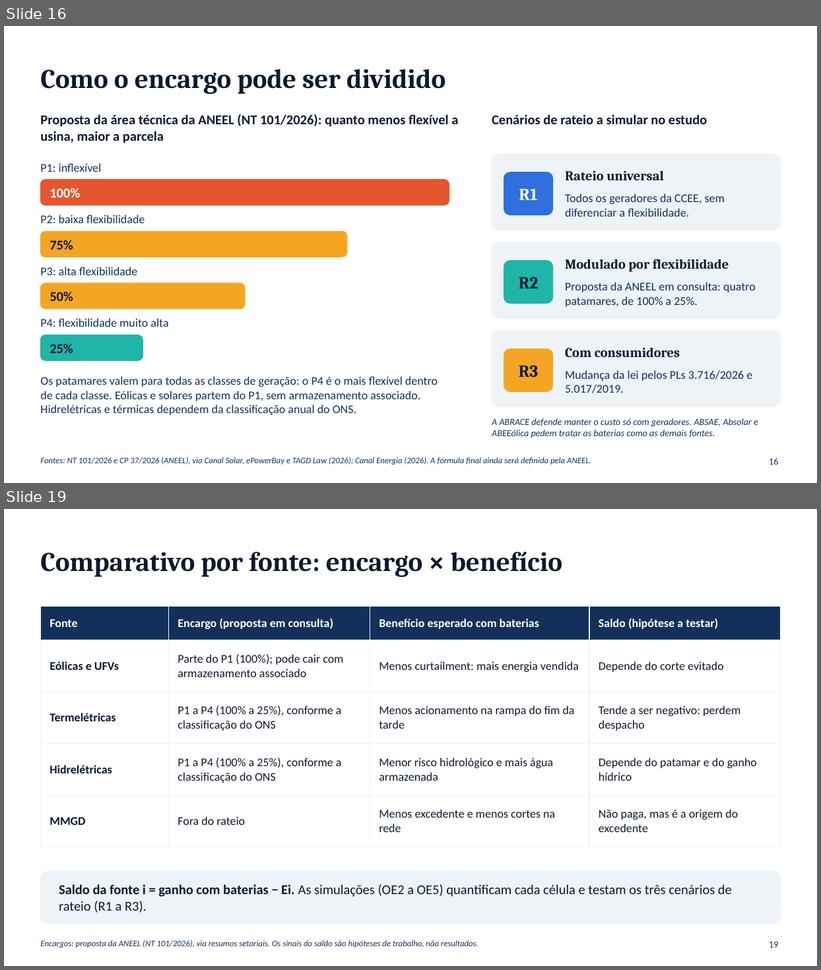
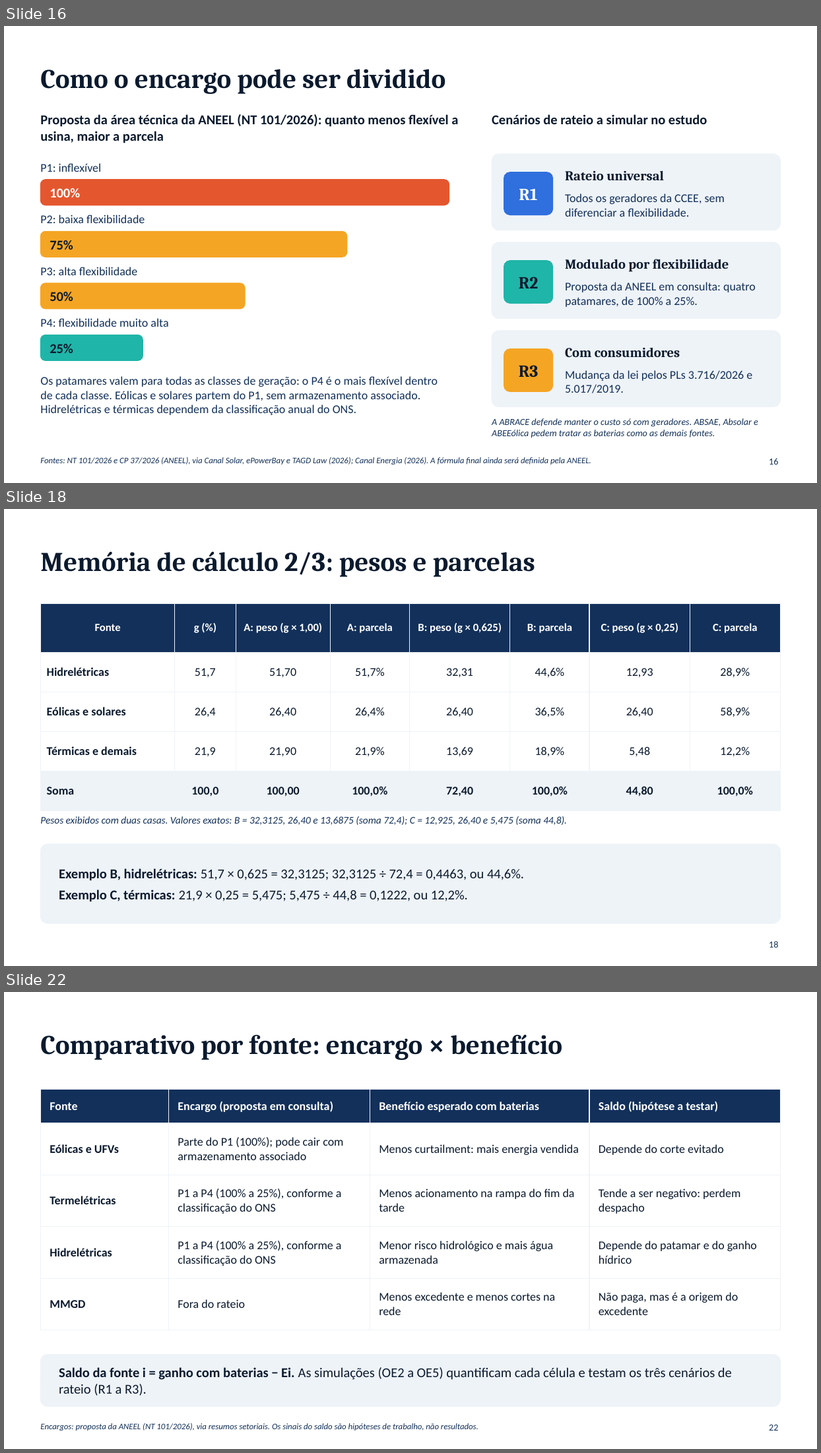
Before and after one commit to RonaldoSouza74/Instituto-de-Economia, a slide deck: Baterias_SIN_Economia_Setor_Eletrico_I.pptx. Shown one above the other, each under a label of ours: slides 16 and 19 before the commit, slides 16, 18 and 22 after it; the slides between them are not shown. The pictures are 821x970 and 821x1453 pixels, drawn with LibreOffice and Linux fonts; fonts in the diff are those of the drawing. Boxes give left, top, right and bottom in pixels: in the first picture for what was removed or moved away, otherwise in the second. Text is boxed around its words. In the diff, an @@ line names an element or a change of style, - is before the commit and + after.

```diff
--- a/Baterias_SIN_Economia_Setor_Eletrico_I.pptx
+++ b/Baterias_SIN_Economia_Setor_Eletrico_I.pptx
@@ slide 18 added at [4, 509, 817, 966], background #FFFFFF @@
@@ title added at [40, 551, 535, 577], 32 pt, text #0B1A2E, bold @@
+Memória de cálculo 2/3: pesos e parcelas
@@ table added at [40, 603, 781, 799], 5 rows, 8 columns @@
+Fonte | g (%) | A: peso (g × 1,00) | A: parcela | B: peso (g × 0,625) | B: parcela | C: peso (g × 0,25) | C: parcela
+Hidrelétricas | 51,7 | 51,70 | 51,7% | 32,31 | 44,6% | 12,93 | 28,9%
+Eólicas e solares | 26,4 | 26,40 | 26,4% | 26,40 | 36,5% | 26,40 | 58,9%
+Térmicas e demais | 21,9 | 21,90 | 21,9% | 13,69 | 18,9% | 5,48 | 12,2%
+Soma | 100,0 | 100,00 | 100,0% | 72,40 | 100,0% | 44,80 | 100,0%
@@ text added at [40, 817, 567, 825], 12 pt, text #12305A, italic @@
+Pesos exibidos com duas casas. Valores exatos: B = 32,3125, 26,40 e 13,6875 (soma 72,4); C = 12,925, 26,40 e 5,475 (soma 44,8).
@@ rounded rectangle added at [40, 844, 781, 923], fill #EEF3F8, outline #EEF3F8 1 pt @@
@@ text added at [59, 869, 524, 902], 16 pt, text #0B1A2E @@
+Exemplo B, hidrelétricas: 51,7 × 0,625 = 32,3125; 32,3125 ÷ 72,4 = 0,4463, ou 44,6%.
+Exemplo C, térmicas: 21,9 × 0,25 = 5,475; 5,475 ÷ 44,8 = 0,1222, ou 12,2%.
@@ page number added at [769, 941, 778, 948], 11 pt, text #12305A @@
+18
@@ what was slide 19 is now slide 22 @@
@@ page number at [769, 1425, 778, 1431]: text changed @@
-19
+22
```
Also in this commit, not shown: 2 slides changed, 2 other slides added.
